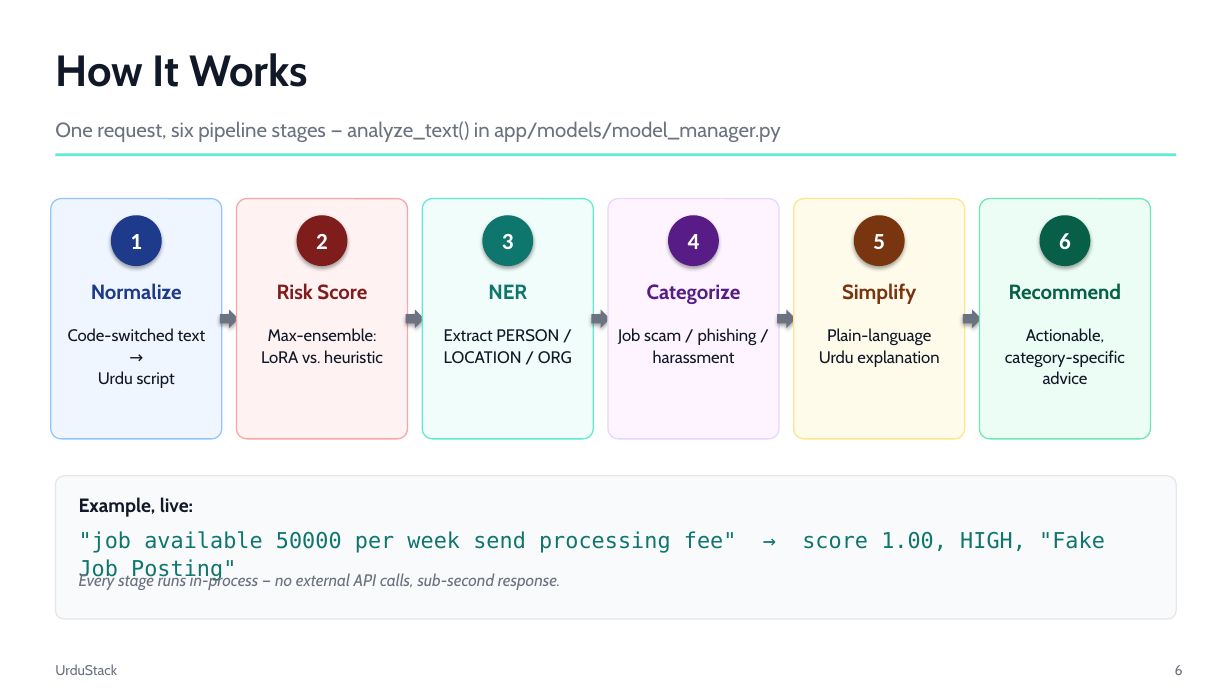
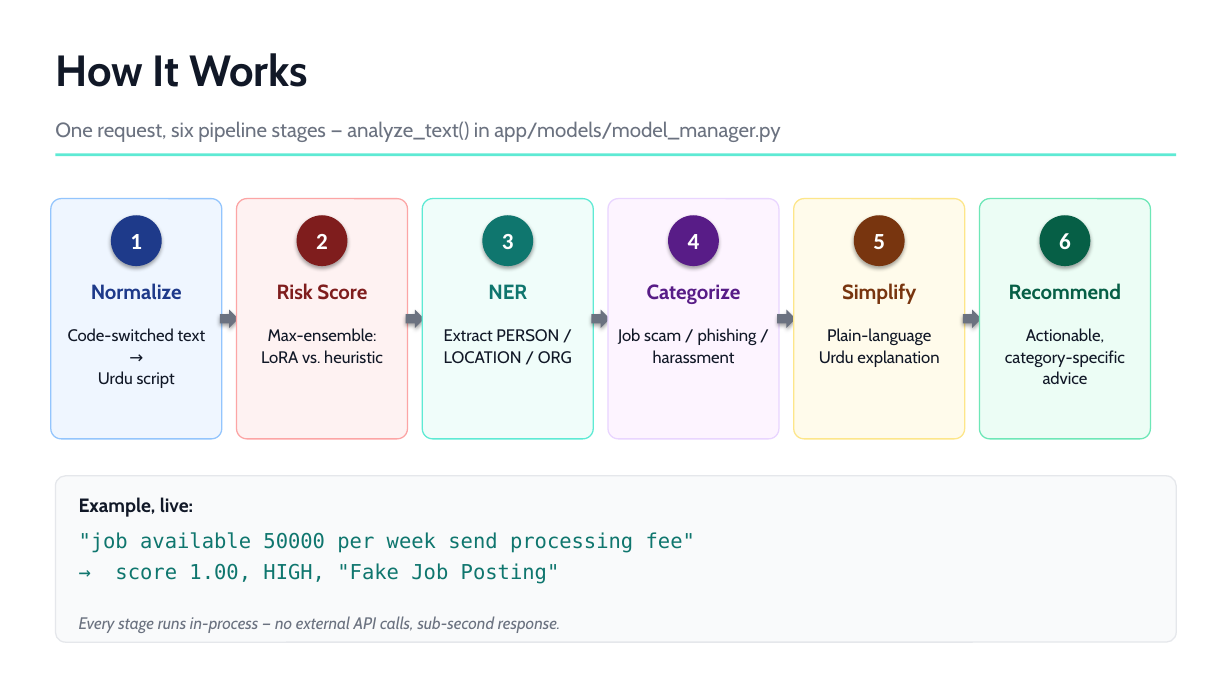
Before and after one commit to munazat/UrduStack, a slide deck: slide 6 of docs/presentation/UrduStack_Presentation.pptx. Drawn at 1232x693 pixels with LibreOffice and Linux fonts; fonts in the diff are those of the drawing. Boxes give left, top, right and bottom in pixels: in the first picture for what was removed or moved away, otherwise in the second. Text is boxed around its words. In the diff, an @@ line names an element or a change of style, - is before the commit and + after.

```diff
--- a/docs/presentation/UrduStack_Presentation.pptx
+++ b/docs/presentation/UrduStack_Presentation.pptx
@@ rounded rectangle: place and size @@
-rounded rectangle at bbox=[55, 476, 1177, 619]
+rounded rectangle at bbox=[55, 476, 1177, 642]
@@ text at bbox=[79, 532, 695, 584]: text changed; size 17 to 16 pt @@
-"job available 50000 per week send processing fee" → score 1.00, HIGH, "Fake Job Posting"
+"job available 50000 per week send processing fee"
+→ score 1.00, HIGH, "Fake Job Posting"
@@ text "Every stage runs in-process — ...": place and size @@
-text "Every stage runs in-process — ..." at bbox=[79, 572, 560, 590]
+text "Every stage runs in-process — ..." at bbox=[79, 616, 560, 633]
@@ text removed at bbox=[55, 664, 117, 675] @@
-UrduStack
@@ text removed at bbox=[1175, 665, 1183, 675] @@
-6
```
Also in this commit, not shown: 9 other slides changed, 2 other files.
